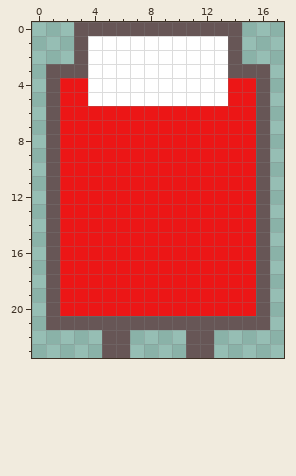
Pixel-art sprite, stored at resources/Entities/Bed.png. Above, as it was before the edit.
The file is 18x24 pixels. Colours within 5 levels of each other are drawn and written as one.
And afterwards:
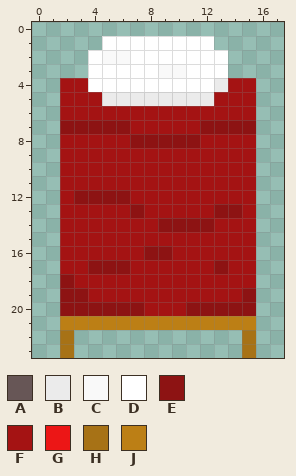
Palette (. is transparent): A #675656  B #ebebeb  C #f9f9f9  D #ffffff  E #8d1313  F #a41313  G #ec1616  H #a77216  J #bc7f15
Difference:
Changed rows in their new state; - is an unchanged pixel.
first column x 1:
 0 --............--
 1 --..--------..--
 2 --.-CC-------.--
 3 ...-----CC---...
 4 .FF---------BFF.
 5 .FFFBBBBBBBBFFF.
 6 .FFFFFFFFFFFFFF.
 7 .EEEEEFFFFFEEEE.
 8 .FFFFFEEEEEFFFF.
 9 .FFFFFFFFFFFFFF.
10 .FFFFFFFFFFFFFF.
11 .FFFFFFFFFFFFFF.
12 .FEEEEFFFFFFFFF.
13 .FFFFFEFFFFFEEF.
14 .FFFFFFFEEEEFFF.
15 .FFFFFFFFFFFFFF.
16 .FFFFFFEEFFFFFF.
17 .FFEEEFFFFFFEFF.
18 .EFFFFFFFFFFFFF.
19 .EEFFFFFFFFFFFE.
20 .EEEEEEFFFEEEEE.
21 .JJJJJJJJJJJJJJ.
22 -H--..----..--H-
23 -H--..----..--H-
